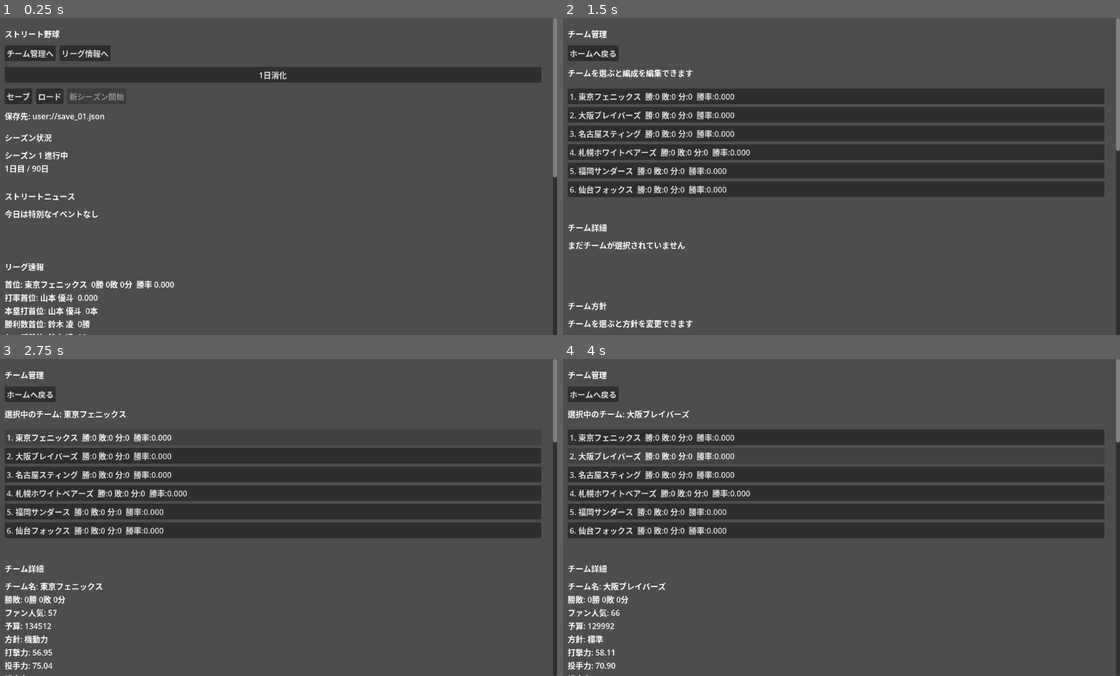
Above: before the commit, frames 1-4 (two rows, left to right).
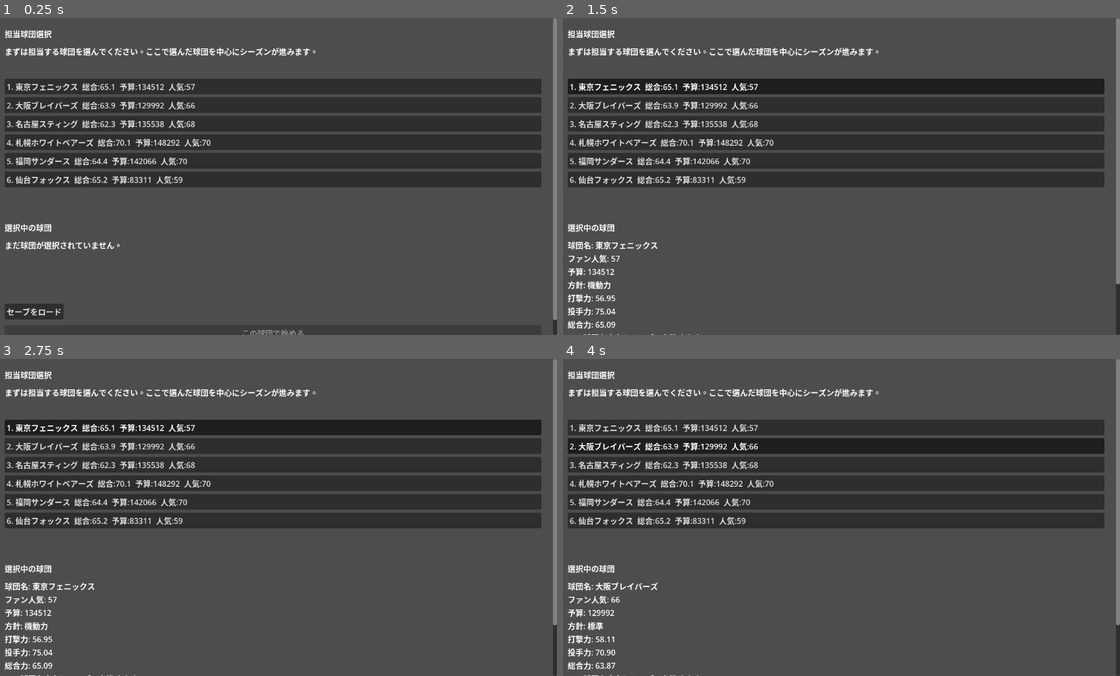
Above: after the commit, the same moments.

Repository: FYno52/StreetBaseball
Game: Godot game, scene res://scenes/LeagueHome.tscn
Two runs of this game, one before a commit and one after it. Both use one fixed random seed, a clock stepped at 60 frames per second and the inputs below.
Inputs (mouse positions are in pixels of both pictures, inside the frame that each line leads up to):
- Up to frame 1 (0.25 s): no input
- Up to frame 2 (1.5 s): click (590, 52) at 0.5 s, where only the run before the commit has a clickable "チーム管理へ"; click (835, 87) at 1.25 s, where only the run after the commit has a clickable "1. 東京フェニックス 総合:65.1 予算:134512…"
- Up to frame 3 (2.75 s): click (272, 438) at 2 s, where only the run before the commit has a clickable "1. 東京フェニックス 勝:0 敗:0 分:0 勝率:0.…"
- Up to frame 4 (4 s): click (835, 444) at 2.75 s, where only the run after the commit has a clickable "2. 大阪ブレイバーズ 総合:63.9 予算:129992…"; click (835, 457) at 3.5 s, where only the run before the commit has a clickable "2. 大阪ブレイバーズ 勝:0 敗:0 分:0 勝率:0.…"

The runs differ from the first frame. In frame 1, 34% of the frame differs, in the area x 0-100%, y 3-100%; in frame 2, 19%; in frame 3, 19%; in frame 4, 20%.

Commit message:
担当球団選択画面追加

Diff:
--- a/scenes/TeamManagement.tscn
+++ b/scenes/TeamManagement.tscn
@@ -45,6 +45,10 @@
 layout_mode = 2
 text = ""
 
+[node name="SetControlledTeamButton" type="Button" parent="RootScroll/MarginContainer/RootVBox/NavButtonsHBox"]
+layout_mode = 2
+text = ""
+
 [node name="InfoLabel" type="Label" parent="RootScroll/MarginContainer/RootVBox"]
 custom_minimum_size = Vector2(0, 32)
 layout_mode = 2
--- /dev/null
+++ b/scenes/TeamSelect.tscn
@@ -0,0 +1,79 @@
+[gd_scene format=3]
+
+[ext_resource type="Script" path="res://scripts/team_select.gd" id="1_select"]
+
+[node name="TeamSelect" type="Control"]
+layout_mode = 3
+anchors_preset = 15
+anchor_right = 1.0
+anchor_bottom = 1.0
+grow_horizontal = 2
+grow_vertical = 2
+script = ExtResource("1_select")
+
+[node name="RootScroll" type="ScrollContainer" parent="."]
+layout_mode = 1
+anchors_preset = 15
+anchor_right = 1.0
+anchor_bottom = 1.0
+grow_horizontal = 2
+grow_vertical = 2
+
+[node name="MarginContainer" type="MarginContainer" parent="RootScroll"]
+layout_mode = 2
+size_flags_horizontal = 3
+size_flags_vertical = 3
+theme_override_constants/margin_left = 24
+theme_override_constants/margin_top = 20
+theme_override_constants/margin_right = 24
+theme_override_constants/margin_bottom = 20
+
+[node name="RootVBox" type="VBoxContainer" parent="RootScroll/MarginContainer"]
+layout_mode = 2
+size_flags_horizontal = 3
+theme_override_constants/separation = 12
+
+[node name="TitleLabel" type="Label" parent="RootScroll/MarginContainer/RootVBox"]
+layout_mode = 2
+text = ""
+
+[node name="InfoLabel" type="Label" parent="RootScroll/MarginContainer/RootVBox"]
+custom_minimum_size = Vector2(0, 56)
+layout_mode = 2
+size_flags_horizontal = 3
+text = ""
+autowrap_mode = 3
+
+[node name="TeamListScroll" type="ScrollContainer" parent="RootScroll/MarginContainer/RootVBox"]
+custom_minimum_size = Vector2(0, 280)
+layout_mode = 2
+size_flags_vertical = 3
+
+[node name="TeamListVBox" type="VBoxContainer" parent="RootScroll/MarginContainer/RootVBox/TeamListScroll"]
+layout_mode = 2
+size_flags_horizontal = 3
+theme_override_constants/separation = 6
+
+[node name="SelectedTeamTitleLabel" type="Label" parent="RootScroll/MarginContainer/RootVBox"]
+layout_mode = 2
+text = ""
+
+[node name="SelectedTeamDetailLabel" type="Label" parent="RootScroll/MarginContainer/RootVBox"]
+custom_minimum_size = Vector2(0, 120)
+layout_mode = 2
+size_flags_horizontal = 3
+text = ""
+autowrap_mode = 3
+
+[node name="ActionButtonsHBox" type="HBoxContainer" parent="RootScroll/MarginContainer/RootVBox"]
+layout_mode = 2
+theme_override_constants/separation = 8
+
+[node name="LoadButton" type="Button" parent="RootScroll/MarginContainer/RootVBox/ActionButtonsHBox"]
+layout_mode = 2
+text = ""
+
+[node name="DecideButton" type="Button" parent="RootScroll/MarginContainer/RootVBox"]
+layout_mode = 2
+disabled = true
+text = ""
--- a/scripts/autoload/league_state.gd
+++ b/scripts/autoload/league_state.gd
@@ -6,6 +6,7 @@
 
 var season_year: int = 1
 var current_day: int = 1
+var controlled_team_id: String = ""
 
 # team_id -> TeamData
 var teams: Dictionary = {}
@@ -30,6 +31,7 @@
 func reset() -> void:
 	season_year = 1
 	current_day = 1
+	controlled_team_id = ""
 	teams.clear()
 	players.clear()
 	schedule.clear()
@@ -70,6 +72,18 @@
 		player.reset_season_stats()
 
 	_generate_schedule()
+
+func set_controlled_team(team_id: String) -> void:
+	if team_id == "":
+		return
+	if not teams.has(team_id):
+		return
+	controlled_team_id = team_id
+
+func get_controlled_team() -> TeamData:
+	if controlled_team_id == "":
+		return null
+	return get_team(controlled_team_id)
 
 func _generate_schedule() -> void:
 	schedule.clear()
@@ -360,6 +374,7 @@
 		"save_version": 1,
 		"season_year": season_year,
 		"current_day": current_day,
+		"controlled_team_id": controlled_team_id,
 		"recent_events": recent_events.duplicate(),
 		"daily_team_bonuses": daily_team_bonuses.duplicate(true),
 		"teams": team_dict,
@@ -370,6 +385,7 @@
 func load_from_dict(data: Dictionary) -> void:
 	season_year = int(data.get("season_year", 1))
 	current_day = int(data.get("current_day", 1))
+	controlled_team_id = str(data.get("controlled_team_id", ""))
 	recent_events.clear()
 	for event_text in data.get("recent_events", []):
 		recent_events.append(str(event_text))
@@ -390,6 +406,9 @@
 	var raw_schedule: Array = data.get("schedule", [])
 	for raw_game in raw_schedule:
 		schedule.append(GAME_DATA_SCRIPT.from_dict(raw_game))
+
+	if controlled_team_id != "" and not teams.has(controlled_team_id):
+		controlled_team_id = ""
 
 func save_to_file(path: String = "user://save_01.json") -> bool:
 	var file = FileAccess.open(path, FileAccess.WRITE)
--- a/scripts/league_home.gd
+++ b/scripts/league_home.gd
@@ -75,6 +75,9 @@
 func _ready() -> void:
 	if LeagueState.teams.is_empty() or LeagueState.schedule.is_empty():
 		LeagueState.new_game()
+	if LeagueState.controlled_team_id == "":
+		get_tree().change_scene_to_file("res://scenes/TeamSelect.tscn")
+		return
 
 	title_label.text = "ストリート野球"
 	team_management_button.text = "チーム管理へ"
@@ -139,7 +142,11 @@
 
 func _refresh_view() -> void:
 	_apply_home_mode_layout()
-	info_label.text = "現在日: %d\n今日はここから 1日消化 を進めるか、チーム管理とリーグ情報へ移動できます。" % LeagueState.current_day
+	var controlled_team_text: String = "未設定"
+	var controlled_team: TeamData = LeagueState.get_controlled_team()
+	if controlled_team != null:
+		controlled_team_text = controlled_team.name
+	info_label.text = "現在日: %d\n担当球団: %s\n今日はここから 1日消化 を進めるか、チーム管理とリーグ情報へ移動できます。" % [LeagueState.current_day, controlled_team_text]
 
 	for child in team_list_vbox.get_children():
 		child.queue_free()
@@ -431,7 +438,9 @@
 
 func _refresh_focus_team_summary() -> void:
 	var focus_team: TeamData = null
-	if selected_team_id != "":
+	if LeagueState.controlled_team_id != "":
+		focus_team = LeagueState.get_team(LeagueState.controlled_team_id)
+	elif selected_team_id != "":
 		focus_team = LeagueState.get_team(selected_team_id)
 
 	if focus_team == null:
@@ -445,6 +454,8 @@
 
 	var lines: Array[String] = []
 	lines.append("チーム: %s" % focus_team.name)
+	if LeagueState.controlled_team_id == str(focus_team.id):
+		lines.append("担当球団")
 	lines.append("戦績: %d勝 %d敗 %d分" % [
 		int(focus_team.standings["wins"]),
 		int(focus_team.standings["losses"]),
--- a/scripts/team_management.gd
+++ b/scripts/team_management.gd
@@ -4,6 +4,7 @@
 
 @onready var title_label: Label = $RootScroll/MarginContainer/RootVBox/TitleLabel
 @onready var back_button: Button = $RootScroll/MarginContainer/RootVBox/NavButtonsHBox/BackButton
+@onready var set_controlled_team_button: Button = $RootScroll/MarginContainer/RootVBox/NavButtonsHBox/SetControlledTeamButton
 @onready var info_label: Label = $RootScroll/MarginContainer/RootVBox/InfoLabel
 @onready var team_list_vbox: VBoxContainer = $RootScroll/MarginContainer/RootVBox/TeamListScroll/TeamListVBox
 @onready var selected_team_title_label: Label = $RootScroll/MarginContainer/RootVBox/SelectedTeamTitleLabel
@@ -48,6 +49,7 @@
 func _ready() -> void:
 	title_label.text = "チーム管理"
 	back_button.text = "ホームへ戻る"
+	set_controlled_team_button.text = "担当球団にする"
 	info_label.text = "チームを選ぶと編成を編集できます"
 	selected_team_title_label.text = "チーム詳細"
 	strategy_title_label.text = "チーム方針"
@@ -72,6 +74,7 @@
 	strategy_pitching_button.text = "投手重視"
 
 	back_button.pressed.connect(_on_back_button_pressed)
+	set_controlled_team_button.pressed.connect(_on_set_controlled_team_button_pressed)
 	edit_vs_r_button.pressed.connect(_on_edit_mode_pressed.bind("vs_r"))
 	edit_vs_l_button.pressed.connect(_on_edit_mode_pressed.bind("vs_l"))
 	cancel_edit_button.pressed.connect(_on_cancel_edit_pressed)
@@ -86,27 +89,32 @@
 	bullpen_long_button.pressed.connect(_on_bullpen_role_button_pressed.bind("long"))
 	bullpen_auto_button.pressed.connect(_on_bullpen_auto_button_pressed)
 
+	if LeagueState.controlled_team_id != "":
+		selected_team_id = LeagueState.controlled_team_id
+
 	_refresh_view()
 
 func _refresh_view() -> void:
+	_apply_controlled_team_mode()
 	for child in team_list_vbox.get_children():
 		child.queue_free()
 
-	var summaries: Array = LeagueState.get_league_team_summaries()
-	for i in range(summaries.size()):
-		var summary: Dictionary = summaries[i]
-		var button := Button.new()
-		button.alignment = HORIZONTAL_ALIGNMENT_LEFT
-		button.text = "%d. %s  勝:%s 敗:%s 分:%s  勝率:%.3f" % [
-			i + 1,
-			str(summary["name"]),
-			str(summary["wins"]),
-			str(summary["losses"]),
-			str(summary["draws"]),
-			float(summary["win_pct"])
-		]
-		button.pressed.connect(_on_team_button_pressed.bind(str(summary["id"])))
-		team_list_vbox.add_child(button)
+	if team_list_vbox.visible:
+		var summaries: Array = LeagueState.get_league_team_summaries()
+		for i in range(summaries.size()):
+			var summary: Dictionary = summaries[i]
+			var button: Button = Button.new()
+			button.alignment = HORIZONTAL_ALIGNMENT_LEFT
+			button.text = "%d. %s  勝:%s 敗:%s 分:%s  勝率:%.3f" % [
+				i + 1,
+				str(summary["name"]),
+				str(summary["wins"]),
+				str(summary["losses"]),
+				str(summary["draws"]),
+				float(summary["win_pct"])
+			]
+			button.pressed.connect(_on_team_button_pressed.bind(str(summary["id"])))
+			team_list_vbox.add_child(button)
 
 	_refresh_selected_team_detail()
 	_refresh_strategy_editor()
@@ -115,8 +123,32 @@
 	_refresh_selected_team_rotation()
 	_refresh_selected_team_bullpen()
 
+func _apply_controlled_team_mode() -> void:
+	var has_controlled_team: bool = LeagueState.controlled_team_id != ""
+	var team_list_scroll: Node = $RootScroll/MarginContainer/RootVBox/TeamListScroll
+	if has_controlled_team:
+		if selected_team_id == "":
+			selected_team_id = LeagueState.controlled_team_id
+		info_label.text = "担当球団の編成を管理します。打線、ローテ、ブルペン、方針をここで調整できます。"
+		team_list_scroll.visible = false
+		set_controlled_team_button.visible = false
+	else:
+		info_label.text = "チームを選ぶと編成を編集できます"
+		team_list_scroll.visible = true
+		set_controlled_team_button.visible = true
+
 func _on_back_button_pressed() -> void:
 	get_tree().change_scene_to_file(HOME_SCENE_PATH)
+
+func _on_set_controlled_team_button_pressed() -> void:
+	if selected_team_id == "":
+		info_label.text = "担当球団にしたいチームを先に選んでください"
+		return
+	LeagueState.set_controlled_team(selected_team_id)
+	var team = LeagueState.get_team(selected_team_id)
+	if team != null:
+		info_label.text = "担当球団を %s に設定しました" % team.name
+	_refresh_selected_team_detail()
 
 func _on_team_button_pressed(team_id: String) -> void:
 	selected_team_id = team_id
@@ -127,7 +159,10 @@
 
 	var team = LeagueState.get_team(team_id)
 	if team != null:
-		info_label.text = "選択中のチーム: %s" % team.name
+		var controlled_text: String = ""
+		if LeagueState.controlled_team_id == team_id:
+			controlled_text = " / 担当球団"
+		info_label.text = "選択中のチーム: %s%s" % [team.name, controlled_text]
 	else:
 		info_label.text = "チームデータが見つかりません"
 
@@ -193,7 +228,7 @@
 	var pitch_value: float = SimulationEngine.get_team_pitch_value(team)
 	var total: float = SimulationEngine.get_team_total_strength(team)
 	selected_team_detail_label.text = "チーム名: %s\n勝敗: %s勝 %s敗 %s分\nファン人気: %d\n予算: %d\n方針: %s\n打撃力: %.2f\n投手力: %.2f\n総合力: %.2f" % [
-		team.name,
+		("%s%s" % [team.name, " (担当球団)" if LeagueState.controlled_team_id == selected_team_id else ""]),
 		str(team.standings["wins"]),
 		str(team.standings["losses"]),
 		str(team.standings["draws"]),
--- /dev/null
+++ b/scripts/team_select.gd
@@ -0,0 +1,123 @@
+extends Control
+
+const HOME_SCENE_PATH := "res://scenes/LeagueHome.tscn"
+
+@onready var title_label: Label = $RootScroll/MarginContainer/RootVBox/TitleLabel
+@onready var info_label: Label = $RootScroll/MarginContainer/RootVBox/InfoLabel
+@onready var team_list_vbox: VBoxContainer = $RootScroll/MarginContainer/RootVBox/TeamListScroll/TeamListVBox
+@onready var selected_team_title_label: Label = $RootScroll/MarginContainer/RootVBox/SelectedTeamTitleLabel
+@onready var selected_team_detail_label: Label = $RootScroll/MarginContainer/RootVBox/SelectedTeamDetailLabel
+@onready var load_button: Button = $RootScroll/MarginContainer/RootVBox/ActionButtonsHBox/LoadButton
+@onready var decide_button: Button = $RootScroll/MarginContainer/RootVBox/DecideButton
+
+var selected_team_id: String = ""
+
+func _ready() -> void:
+	if LeagueState.teams.is_empty() or LeagueState.schedule.is_empty():
+		LeagueState.new_game()
+
+	title_label.text = "担当球団選択"
+	info_label.text = "まずは担当する球団を選んでください。ここで選んだ球団を中心にシーズンが進みます。"
+	selected_team_title_label.text = "選択中の球団"
+	load_button.text = "セーブをロード"
+	decide_button.text = "この球団で始める"
+	load_button.pressed.connect(_on_load_button_pressed)
+	decide_button.pressed.connect(_on_decide_button_pressed)
+
+	_refresh_team_list()
+	_refresh_selected_team()
+
+func _refresh_team_list() -> void:
+	for child in team_list_vbox.get_children():
+		child.queue_free()
+
+	var summaries: Array = LeagueState.get_league_team_summaries()
+	for i in range(summaries.size()):
+		var summary: Dictionary = summaries[i]
+		var button: Button = Button.new()
+		button.alignment = HORIZONTAL_ALIGNMENT_LEFT
+		button.toggle_mode = true
+		button.button_pressed = selected_team_id == str(summary["id"])
+		button.text = "%d. %s  総合:%.1f  予算:%d  人気:%d" % [
+			i + 1,
+			str(summary["name"]),
+			float(summary["total"]),
+			_get_team_budget(str(summary["id"])),
+			_get_team_fan_support(str(summary["id"]))
+		]
+		button.pressed.connect(_on_team_button_pressed.bind(str(summary["id"])))
+		team_list_vbox.add_child(button)
+
+func _on_team_button_pressed(team_id: String) -> void:
+	selected_team_id = team_id
+	_refresh_team_list()
+	_refresh_selected_team()
+
+func _refresh_selected_team() -> void:
+	if selected_team_id == "":
+		selected_team_detail_label.text = "まだ球団が選択されていません。"
+		decide_button.disabled = true
+		return
+
+	var team: TeamData = LeagueState.get_team(selected_team_id)
+	if team == null:
+		selected_team_detail_label.text = "球団データが見つかりません。"
+		decide_button.disabled = true
+		return
+
+	decide_button.disabled = false
+	var attack: float = SimulationEngine.get_team_attack_value(team)
+	var pitch_value: float = SimulationEngine.get_team_pitch_value(team)
+	var total: float = SimulationEngine.get_team_total_strength(team)
+	selected_team_detail_label.text = "球団名: %s\nファン人気: %d\n予算: %d\n方針: %s\n打撃力: %.2f\n投手力: %.2f\n総合力: %.2f\nこの球団を中心にシーズンを進めます。" % [
+		team.name,
+		int(team.fan_support),
+		int(team.budget),
+		_get_strategy_label(str(team.strategy)),
+		attack,
+		pitch_value,
+		total
+	]
+
+func _on_decide_button_pressed() -> void:
+	if selected_team_id == "":
+		return
+	LeagueState.set_controlled_team(selected_team_id)
+	get_tree().change_scene_to_file(HOME_SCENE_PATH)
+
+func _on_load_button_pressed() -> void:
+	var loaded: bool = LeagueState.load_from_file()
+	if not loaded:
+		info_label.text = "ロードに失敗しました。新しく球団を選んで始めることもできます。"
+		return
+	if LeagueState.controlled_team_id != "":
+		get_tree().change_scene_to_file(HOME_SCENE_PATH)
+		return
+	info_label.text = "セーブをロードしました。担当球団を選び直してください。"
+	_refresh_team_list()
+	_refresh_selected_team()
+
+func _get_team_budget(team_id: String) -> int:
+	var team: TeamData = LeagueState.get_team(team_id)
+	if team == null:
+		return 0
+	return int(team.budget)
+
+func _get_team_fan_support(team_id: String) -> int:
+	var team: TeamData = LeagueState.get_team(team_id)
+	if team == null:
+		return 0
+	return int(team.fan_support)
+
+func _get_strategy_label(strategy: String) -> String:
+	match strategy:
+		"power":
+			return "強打"
+		"speed":
+			return "機動力"
+		"defense":
+			return "守備重視"
+		"pitching":
+			return "投手重視"
+		_:
+			return "標準"
Not shown, added: scripts/team_select.gd.uid
Not shown, changed: README.md
